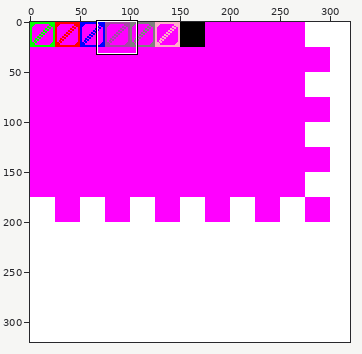
A sprite sheet gets an edit: Snake/Recu/hojas/Hoja1.png. Above, an overview of the earlier version with the close-up marked.
Close-up. As it was:
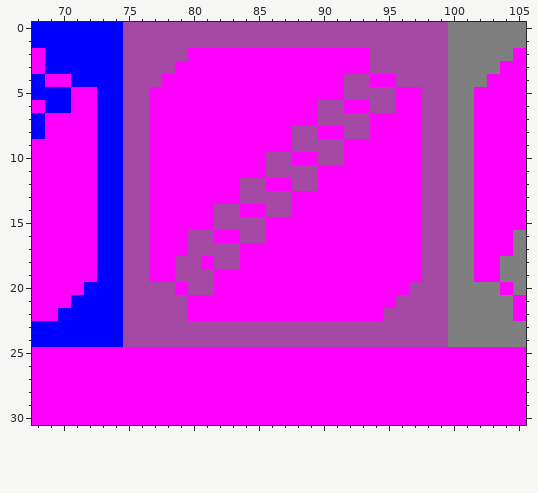
The file is 320x320 pixels. Shown: x 68..105, y 0..30.
After the commit:
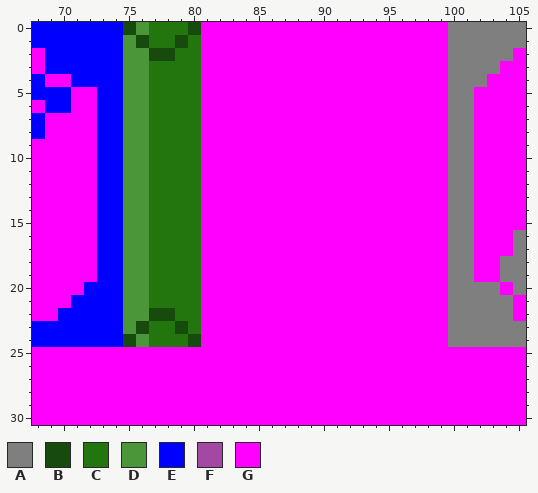
Palette (. is transparent): A #7f7f7f  B #164b0d  C #22760d  D #4b9638  E #0000ff  F #a349a4  G #ff00ff
The edit:
y 0: x 75..99 FFFFFFFFFFFFFFFFFFFFFFFFF -> BDCCCBGGGGGGGGGGGGGGGGGGG
y 1: x 75..99 FFFFFFFFFFFFFFFFFFFFFFFFF -> DBCCBCGGGGGGGGGGGGGGGGGGG
y 2: x 75..80 FFFFFG -> DDBBCC; x 94..99 FFFFFF -> GGGGGG
y 3: x 75..80 FFFFGG -> DDCCCC; x 94..99 FFFFFF -> GGGGGG
y 4: x 75..80 FFFGGG -> DDCCCC; x 92..93 FF -> GG; x 96..99 FFFF -> GGGG
y 5: x 75..80 FFGGGG -> DDCCCC; x 92..95 FFFF -> GGGG; x 98..99 FF -> GG
y 6: x 75..80 FFGGGG -> DDCCCC; x 90..91 FF -> GG; x 94..95 FF -> GG; x 98..99 FF -> GG
y 7: x 75..80 FFGGGG -> DDCCCC; x 90..93 FFFF -> GGGG; x 98..99 FF -> GG
y 8: x 75..80 FFGGGG -> DDCCCC; x 88..89 FF -> GG; x 92..93 FF -> GG; x 98..99 FF -> GG
y 9: x 75..80 FFGGGG -> DDCCCC; x 88..91 FFFF -> GGGG; x 98..99 FF -> GG
y 10: x 75..80 FFGGGG -> DDCCCC; x 86..87 FF -> GG; x 90..91 FF -> GG; x 98..99 FF -> GG
y 11: x 75..80 FFGGGG -> DDCCCC; x 86..89 FFFF -> GGGG; x 98..99 FF -> GG
y 12: x 75..80 FFGGGG -> DDCCCC; x 84..85 FF -> GG; x 88..89 FF -> GG; x 98..99 FF -> GG
y 13: x 75..80 FFGGGG -> DDCCCC; x 84..87 FFFF -> GGGG; x 98..99 FF -> GG
y 14: x 75..80 FFGGGG -> DDCCCC; x 82..83 FF -> GG; x 86..87 FF -> GG; x 98..99 FF -> GG
y 15: x 75..80 FFGGGG -> DDCCCC; x 82..85 FFFF -> GGGG; x 98..99 FF -> GG
y 16: x 75..81 FFGGGFF -> DDCCCCG; x 84..85 FF -> GG; x 98..99 FF -> GG
y 17: x 75..83 FFGGGFFFF -> DDCCCCGGG; x 98..99 FF -> GG
y 18: x 75..80 FFGGFF -> DDCCCC; x 82..83 FF -> GG; x 98..99 FF -> GG
y 19: x 75..81 FFGGFFF -> DDCCCCG; x 98..99 FF -> GG
y 20: x 75..81 FFFFGFF -> DDCCCCG; x 97..99 FFF -> GGG
y 21: x 75..80 FFFFFG -> DDCCCC; x 96..99 FFFF -> GGGG
y 22: x 75..80 FFFFFG -> DDBBCC; x 95..99 FFFFF -> GGGGG
y 23: x 75..99 FFFFFFFFFFFFFFFFFFFFFFFFF -> DBCCBCGGGGGGGGGGGGGGGGGGG
y 24: x 75..99 FFFFFFFFFFFFFFFFFFFFFFFFF -> BDCCCBGGGGGGGGGGGGGGGGGGG
Where, in picture pixels (left, top, right, bottom), the same in both close-ups:
changed: (123, 22, 448, 347)
